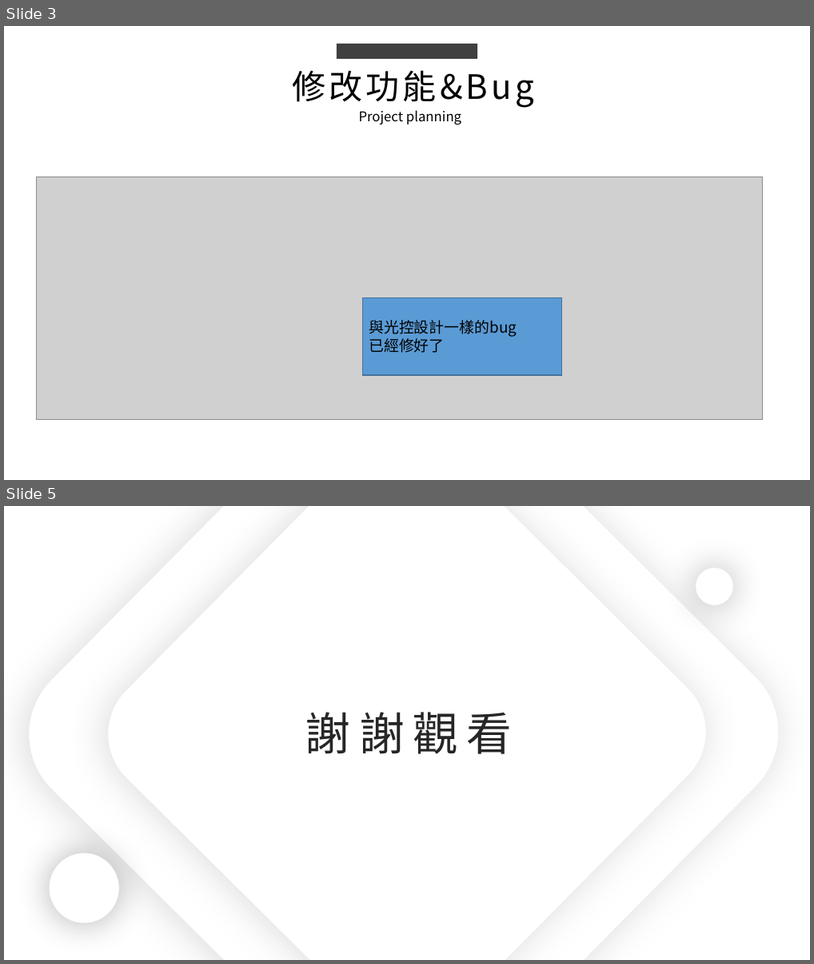
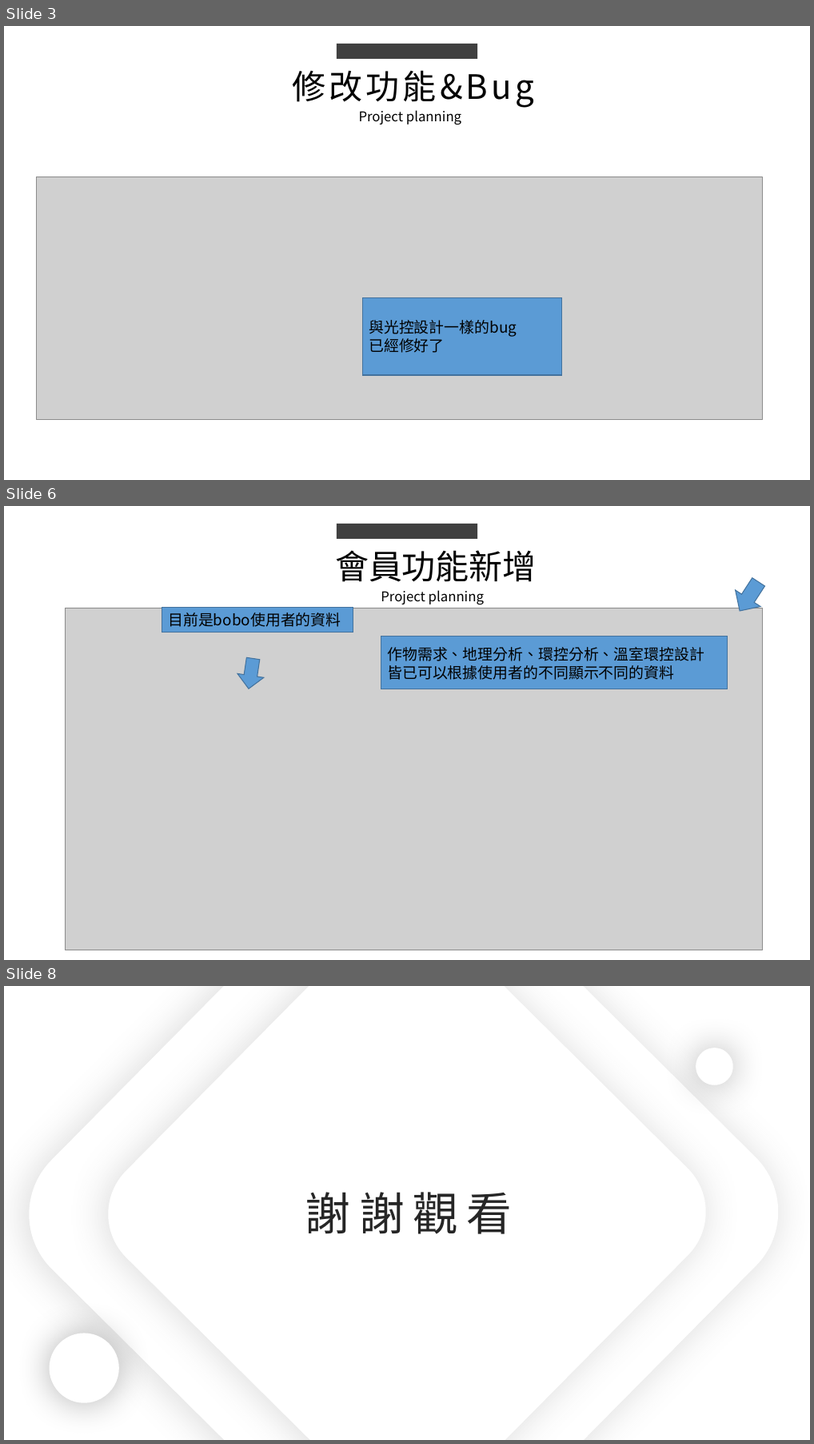
Before and after one commit to king637324/KnowledgeGreenhouseSystem, a slide deck: 工作日報_葉柏漢/2021.09/2021.08.31(加班)~2021.09.01工作日報_葉柏漢.pptx. Shown one above the other, each under a label of ours: slides 3 and 5 before the commit, slides 3, 6 and 8 after it; the slides between them are not shown. The pictures are 814x964 and 814x1444 pixels, drawn with LibreOffice and Linux fonts; fonts in the diff are those of the drawing; grey boxes stand for pictures. Boxes give left, top, right and bottom in pixels: in the first picture for what was removed or moved away, otherwise in the second. Text is boxed around its words. In the diff, an @@ line names an element or a change of style, - is before the commit and + after.

```diff
--- a/工作日報_葉柏漢/2021.09/2021.08.31(加班)~2021.09.01工作日報_葉柏漢.pptx
+++ b/工作日報_葉柏漢/2021.09/2021.08.31(加班)~2021.09.01工作日報_葉柏漢.pptx
@@ slide 6 added at [4, 506, 810, 960], background #FFFFFF @@
@@ rectangle added at [337, 524, 478, 539], fill #404040 @@
@@ text added at [335, 550, 537, 582], 40 pt, text #000000 @@
+會員功能新增
@@ right arrow added at [727, 574, 772, 620], fill #5B9BD5, outline #43739E 1 pt @@
@@ text added at [381, 590, 484, 604], 16 pt, text #000000 @@
+Project planning
@@ picture added at [65, 608, 763, 949] @@
@@ rectangle added at [162, 608, 354, 632], fill #5B9BD5, outline #43739E 1 pt @@
@@ text added at [168, 612, 341, 627], 18 pt, text #000000 @@
+目前是bobo使用者的資料
@@ rectangle added at [382, 636, 727, 689], fill #5B9BD5, outline #43739E 1 pt @@
@@ text added at [387, 647, 705, 680], 18 pt, text #000000 @@
+作物需求、地理分析、環控分析、溫室環控設計
+皆已可以根據使用者的不同顯示不同的資料
@@ right arrow added at [235, 656, 266, 691], fill #5B9BD5, outline #43739E 1 pt @@
@@ what was slide 5 is now slide 8 @@
```
Also in this commit, not shown: 2 slides changed, 2 other slides added, 12 other files.
